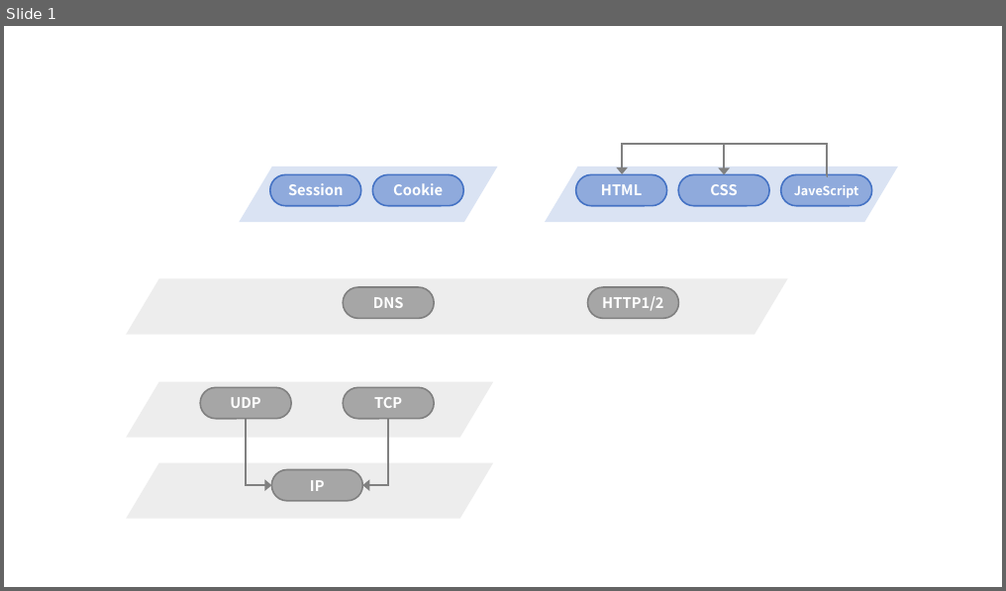
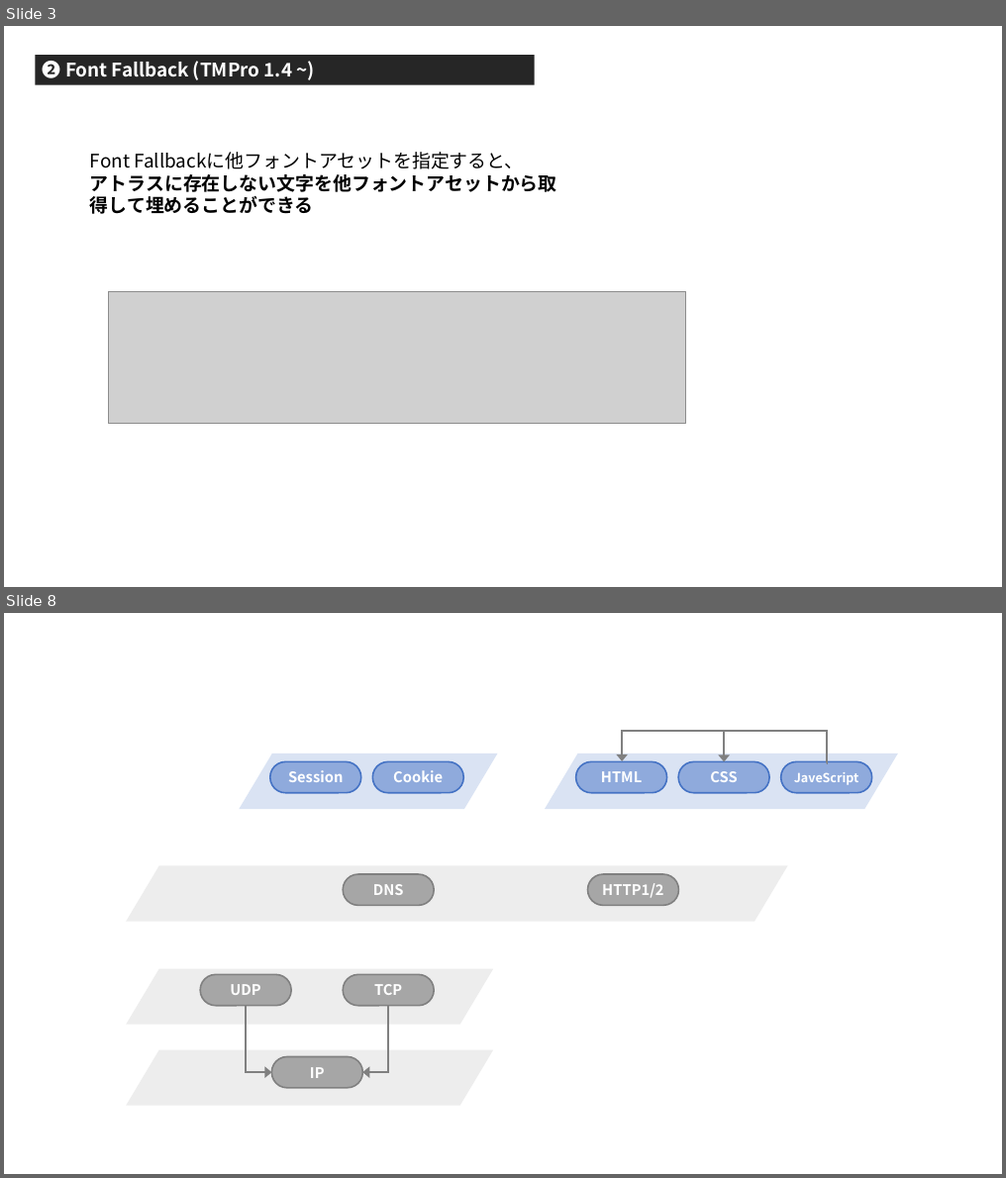
Before and after one commit to nitou-kanazawa/nitou-kanazawa.github.io, a slide deck: assets/ppt/web-TextMeshPro.pptx. Shown one above the other, each under a label of ours: slide 1 before the commit, slides 3 and 8 after it; the slides between them are not shown. The pictures are 1006x591 and 1006x1178 pixels, drawn with LibreOffice and Linux fonts; fonts in the diff are those of the drawing; grey boxes stand for pictures. Boxes give left, top, right and bottom in pixels: in the first picture for what was removed or moved away, otherwise in the second. Text is boxed around its words. In the diff, an @@ line names an element or a change of style, - is before the commit and + after.

```diff
--- a/assets/ppt/web-TextMeshPro.pptx
+++ b/assets/ppt/web-TextMeshPro.pptx
@@ slide 3 added at [4,26,1002,587], background #FFFFFF @@
@@ rectangle added at [36,55,535,85], fill #262626, 18 pt, text #FFFFFF, bold @@
+➋ Font Fallback (TMPro 1.4 ~)
@@ text added at [90,152,557,214], 18 pt, text #000000, bold @@
+Font Fallbackに他フォントアセットを指定すると、
+アトラスに存在しない文字を他フォントアセットから取得して埋めることができる
@@ picture added at [108,291,686,424] @@
@@ what was slide 1 is now slide 8 @@
```
Also in this commit, not shown: 6 other slides added, 1 other file.
